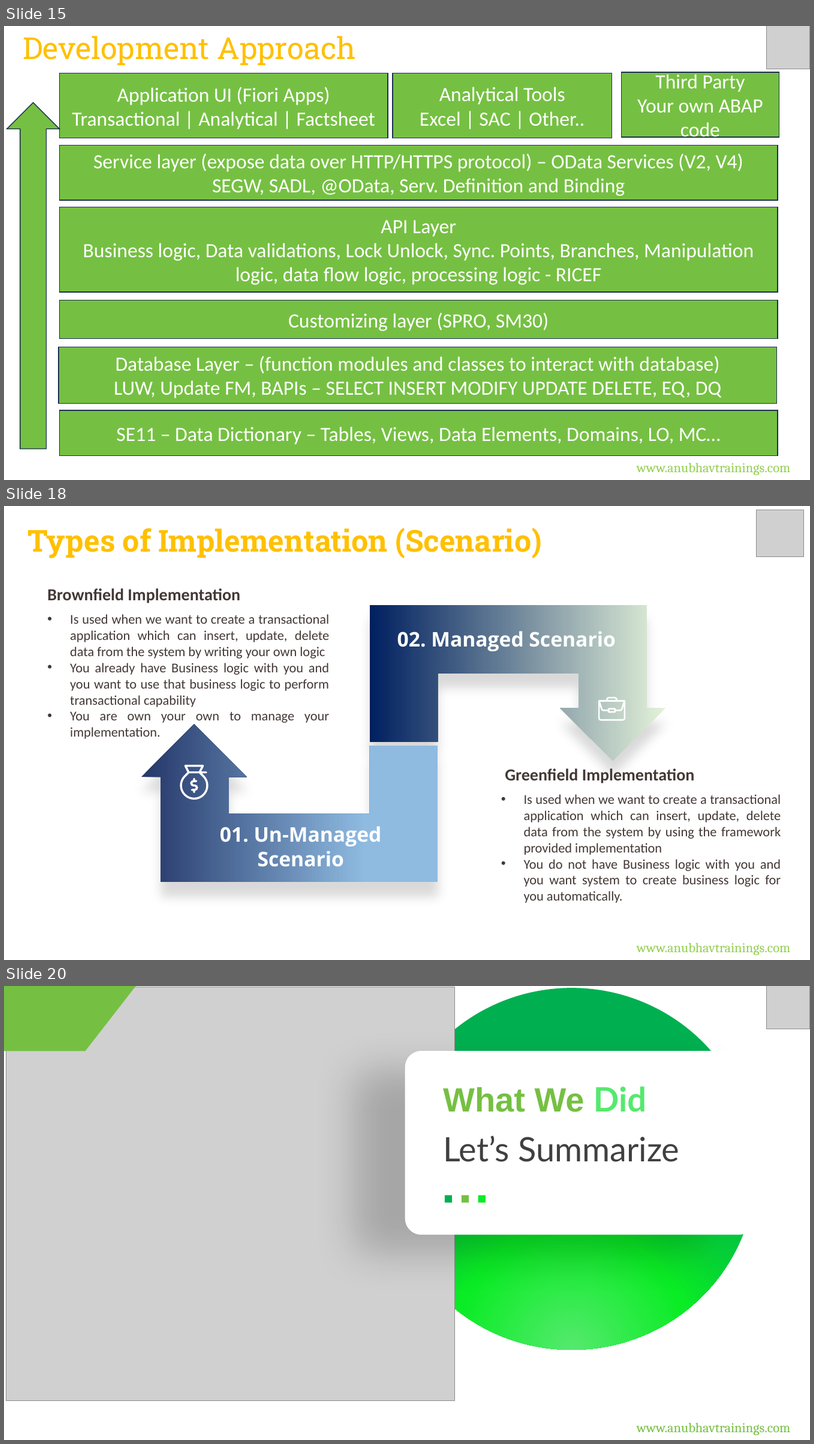
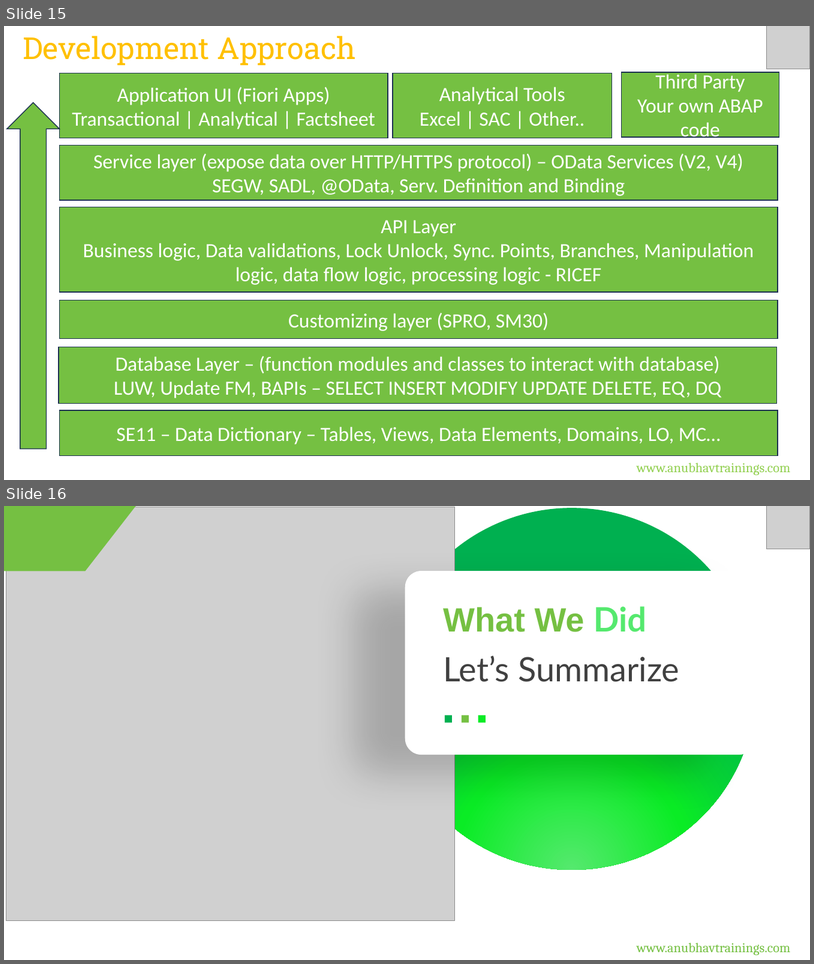
Before and after one commit to soyuztechnologies/bosch-rap-training-pune, a slide deck: Day 2/DAY-2.pptx. Shown one above the other, each under a label of ours: slides 15, 18 and 20 before the commit, slides 15 and 16 after it; the slides between them are not shown. The pictures are 814x1444 and 814x964 pixels, drawn with LibreOffice and Linux fonts; fonts in the diff are those of the drawing; grey boxes stand for pictures. Boxes give left, top, right and bottom in pixels: in the first picture for what was removed or moved away, otherwise in the second. Text is boxed around its words. In the diff, an @@ line names an element or a change of style, - is before the commit and + after.

Commit message:
Auto bot updater Datasphere Course

```diff
--- a/Day 2/DAY-2.pptx
+++ b/Day 2/DAY-2.pptx
@@ slide 18 removed at <box>4,506,810,960</box>, background #FFFFFF @@
@@ picture removed at <box>756,510,804,556</box> @@
@@ title removed at <box>27,528,542,558</box> @@
-Types of Implementation (Scenario)
@@ text removed at <box>47,588,240,603</box> @@
-Brownfield Implementation
@@ freeform shape removed at <box>370,605,666,760</box> @@
@@ text removed at <box>70,614,329,739</box> @@
-• Is used when we want to create a transactional application which can insert, update, delete data from the system by writing your own logic
-• You already have Business logic with you and you want to use that business logic to perform transactional capability
-• You are own your own to manage your implementation.
@@ text removed at <box>398,628,615,652</box> @@
-02. Managed Scenario
@@ freeform shape removed at <box>599,697,626,720</box> @@
@@ freeform shape removed at <box>141,724,438,882</box> @@
@@ freeform shape removed at <box>179,765,210,800</box> @@
@@ text removed at <box>505,768,695,783</box> @@
-Greenfield Implementation
@@ freeform shape removed at <box>191,778,198,793</box> @@
@@ text removed at <box>524,794,781,903</box> @@
-• Is used when we want to create a transactional application which can insert, update, delete data from the system by using the framework provided implementation
-• You do not have Business logic with you and you want system to create business logic for you automatically.
@@ text removed at <box>220,823,382,867</box> @@
-01. Un-Managed Scenario
@@ text removed at <box>637,942,791,955</box> @@
-www.anubhavtrainings.com
@@ what was slide 20 is now slide 16 @@
```
Also in this commit, not shown: 3 other slides removed, 1 other file.
